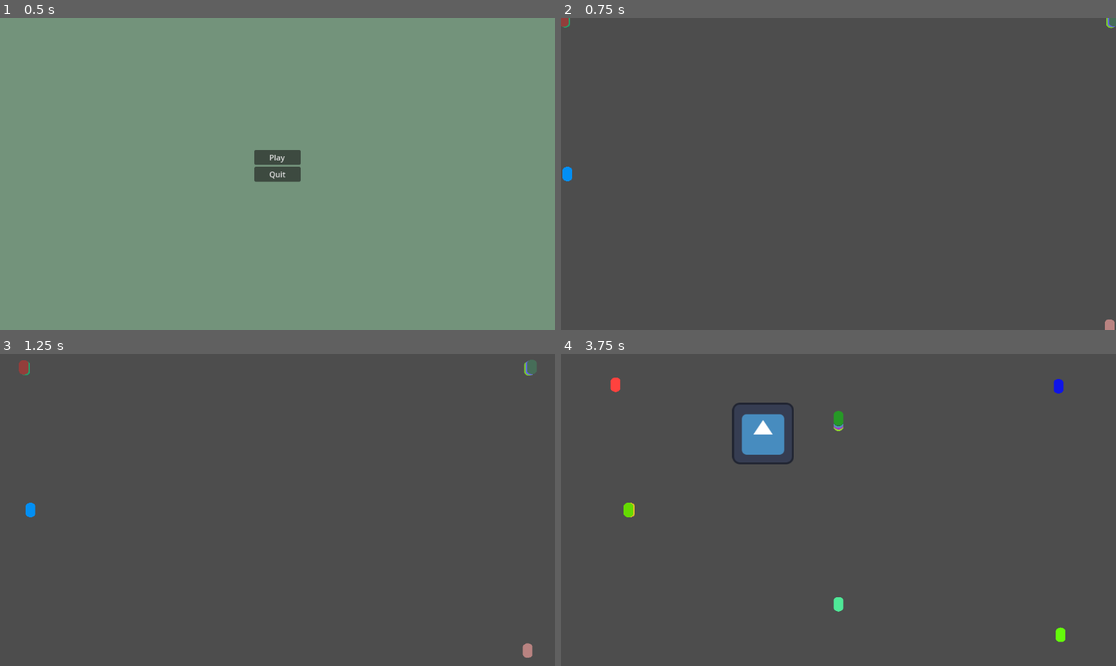
Above: before the commit, frames 1-4 (two rows, left to right).
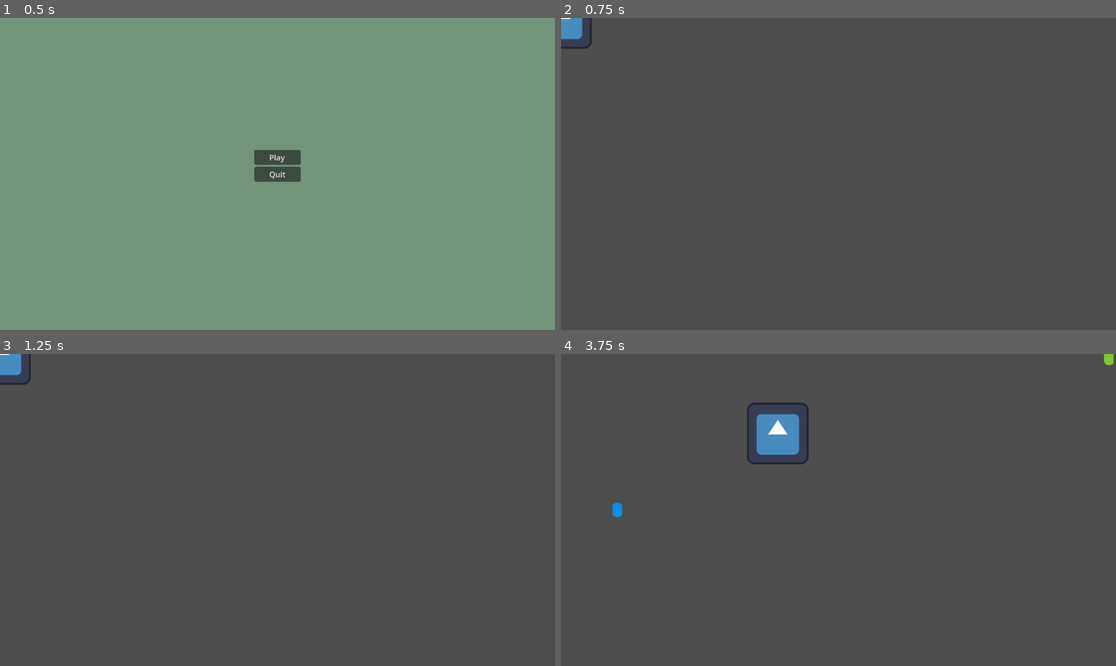
Above: after the commit, the same moments.

Repository: RiddimCrunch/TinyCreature-LudumDare56-
Game: Godot game, scene res://Scenes/Menu/MainMenu.tscn
Two runs of this game, one before a commit and one after it. Both use one fixed random seed, a clock stepped at 60 frames per second and the inputs below. The engine's default icon, where the game draws it, is replaced by a stand-in: a white triangle on a blue panel in a dark square.
Inputs:
- Up to frame 1 (0.5 s): no input
- Up to frame 2 (0.75 s): click "Play" at 0.5 s
- Up to frame 3 (1.25 s): no input
- Up to frame 4 (3.75 s): hold Right (ui_right) 1.28-2.03 s; tap Space (Jump) at 1.52, 2.27 s; hold Down (ui_down) 2.03-2.78 s; hold Right (ui_right) 2.78-3.53 s; hold Up (ui_up) from 3.53 s (still down)

Frame 1 is identical in both runs. In frame 2, 0.5% of the frame differs, in the area x 0-100%, y 0-100%; in frame 3, 0.6%; in frame 4, 1.8%, in the area x 8-100%, y 0-93%.

Commit message:
Fix spawn

Diff:
--- a/ludumdare/Scenes/WaveManager.tscn
+++ b/ludumdare/Scenes/WaveManager.tscn
@@ -28,3 +28,8 @@
 [node name="Spawn7" type="Node2D" parent="SpawnPoint"]
 
 [node name="PauseMenu" parent="." instance=ExtResource("3_ci3y4")]
+
+[node name="Timer" type="Timer" parent="."]
+autostart = true
+
+[connection signal="timeout" from="Timer" to="." method="_on_timer_timeout"]
--- a/ludumdare/Scripts/map.gd
+++ b/ludumdare/Scripts/map.gd
@@ -9,4 +9,4 @@
 
 # Called every frame. 'delta' is the elapsed time since the previous frame.
 func _process(delta: float) -> void:
-	waveManager.getWaveIndex()
+	pass#waveManager.getWaveIndex()
--- a/ludumdare/Scripts/wave_manager.gd
+++ b/ludumdare/Scripts/wave_manager.gd
@@ -8,7 +8,7 @@
 @export_category("Spawn")
 @export var count = 0
 @export var arrayEnemy = []
-@export var maxCount = 5
+@export var maxCount = 1
 
 @onready var pauseMenu = $PauseMenu
 
@@ -32,15 +32,7 @@
 			pauseMenu.show()
 
 func _process(_delta: float) -> void:
-	if arrayEnemy.size() == 0 and waveIndex <= 15:
-		maxCount *= 1.3
-		waveIndex +=1
-	#spawn_timer += _delta
-	#if spawn_timer >= spawn_interval and count < maxCount:
-	#	spawnEnemy()
-	#	spawn_timer = 0.0  # Réinitialise le timer après chaque spawn
-	if count < maxCount and waveIndex <= 15:
-		spawnEnemy()
+	pass
 
 func spawnEnemy() -> void:
 	var enemy = EnemyScene[0].instantiate()
@@ -70,3 +62,19 @@
 
 func getWaveIndex():
 	print(waveIndex)
+
+
+func _on_timer_timeout() -> void:
+	if waveIndex == 0:
+		if count < maxCount:
+			spawnEnemy()
+			count += 1
+			waveIndex += 1
+	else:
+		if arrayEnemy.size() == 0 and waveIndex <= 15:
+			maxCount *= 1.3 + 1
+			print(maxCount)
+			waveIndex +=1
+		if count < maxCount and waveIndex <= 15:
+			spawnEnemy()
+	print(waveIndex)
